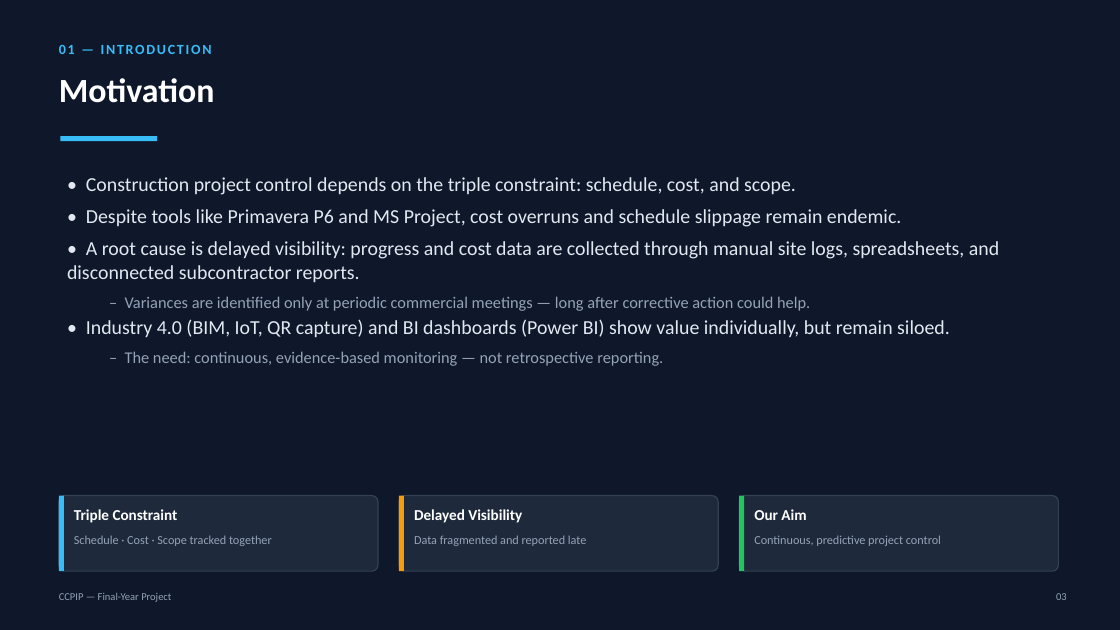
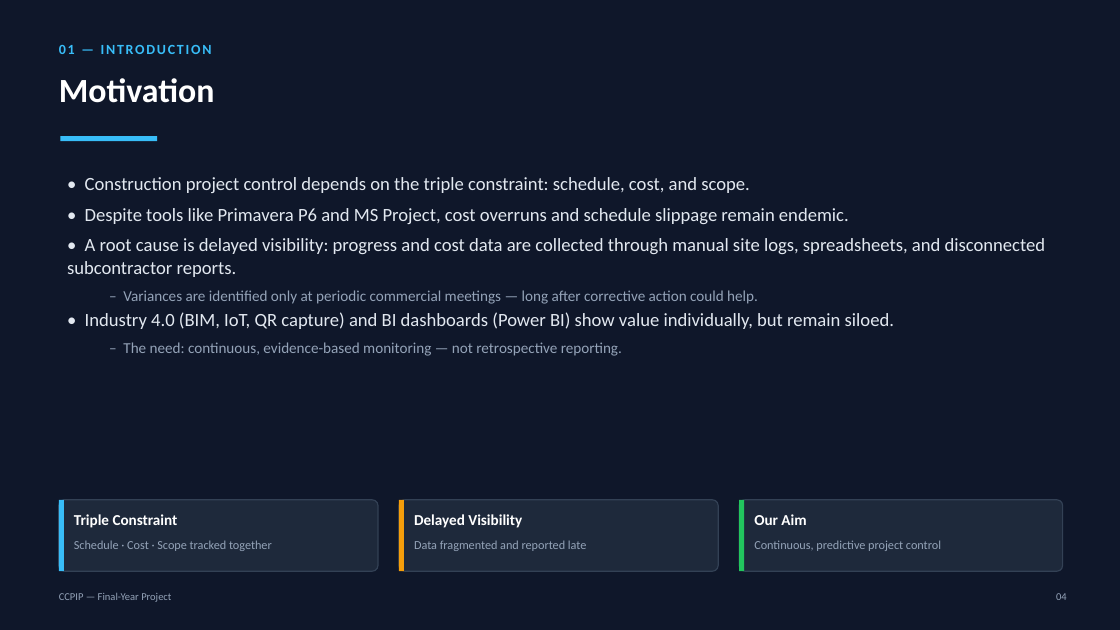
Before and after one commit to castial004/Cloud-Native-Construction-Project-Intelligence-Platform, a slide deck: slide 4 of project-final.pptx (slide 3 before the commit). Drawn at 1120x630 pixels with LibreOffice and Linux fonts; fonts in the diff are those of the drawing. Boxes give left, top, right and bottom in pixels: in the first picture for what was removed or moved away, otherwise in the second. Text is boxed around its words. In the diff, an @@ line names an element or a change of style, - is before the commit and + after.

Commit message:
feat(deck): add team details + live platform screenshots, expand to 27 slides
- Add all team members with roll numbers on title + a dedicated team slide
  (Hasnain Makada 26MML0031, Sahil Mall 26MML0049, Aryan Kishor Sao 26MML0046)
- Capture real dashboard screenshots (docs/screenshots/) and add four
  walkthrough slides: Overview, Cost & Schedule, Delay-Risk & Activities,
  Data & Actions
- Expand deck to 27 detailed slides (added Technology Stack, Validated
  Ingestion, Model Selection detail, Why-It-Matters, Validation,
  Reproducibility slides)
- build_deck.py embeds screenshots with 16:10 aspect preservation
- docs/screenshots/README.md documents how to regenerate captures
- gitignore LibreOffice lock files

```diff
--- a/project-final.pptx
+++ b/project-final.pptx
@@ text "• Construction project control depends ..." at box(67, 177, 1046, 356): size 17 to 16 pt in "• Construction project control depends on the ...", "• Despite tools like Primavera P6 and ...", "• A root cause is delayed visibility: ...", "• Industry 4.0 (BIM, IoT, QR capture) ..."; size 14 to 13 pt in "– Variances are identified only at periodic ...", "– The need: continuous, evidence-based monitoring — ..." @@
@@ rounded rectangle: place and size @@
-rounded rectangle at box(59, 496, 378, 571)
+rounded rectangle at box(59, 500, 378, 571)
@@ rectangle: place and size @@
-rectangle at box(59, 496, 64, 571)
+rectangle at box(59, 500, 64, 571)
@@ rounded rectangle: place and size @@
-rounded rectangle at box(399, 496, 718, 571)
+rounded rectangle at box(399, 500, 718, 571)
@@ rectangle: place and size @@
-rectangle at box(399, 496, 404, 571)
+rectangle at box(399, 500, 404, 571)
@@ rounded rectangle: place and size @@
-rounded rectangle at box(739, 496, 1059, 571)
+rounded rectangle at box(739, 500, 1063, 571)
@@ rectangle: place and size @@
-rectangle at box(739, 496, 744, 571)
+rectangle at box(739, 500, 744, 571)
@@ text "Schedule · Cost · Scope ...": place and size @@
-text "Schedule · Cost · Scope ..." at box(74, 535, 272, 546)
+text "Schedule · Cost · Scope ..." at box(74, 540, 272, 551)
@@ text "Triple Constraint": place and size @@
-text "Triple Constraint" at box(74, 509, 178, 523)
+text "Triple Constraint" at box(74, 514, 178, 528)
@@ text "Data fragmented and reported late": place and size @@
-text "Data fragmented and reported late" at box(414, 535, 587, 546)
+text "Data fragmented and reported late" at box(414, 540, 587, 551)
@@ text "Delayed Visibility": place and size @@
-text "Delayed Visibility" at box(414, 509, 522, 523)
+text "Delayed Visibility" at box(414, 514, 522, 528)
@@ text "Continuous, predictive project control": place and size @@
-text "Continuous, predictive project control" at box(754, 535, 941, 546)
+text "Continuous, predictive project control" at box(754, 540, 941, 551)
@@ text "Our Aim": place and size @@
-text "Our Aim" at box(754, 509, 806, 520)
+text "Our Aim" at box(754, 514, 806, 525)
@@ text at box(1056, 593, 1067, 600): text changed @@
-03
+04
```
Also in this commit, not shown: 15 other slides changed, 11 slides added, 2 slides removed, 10 other files.
